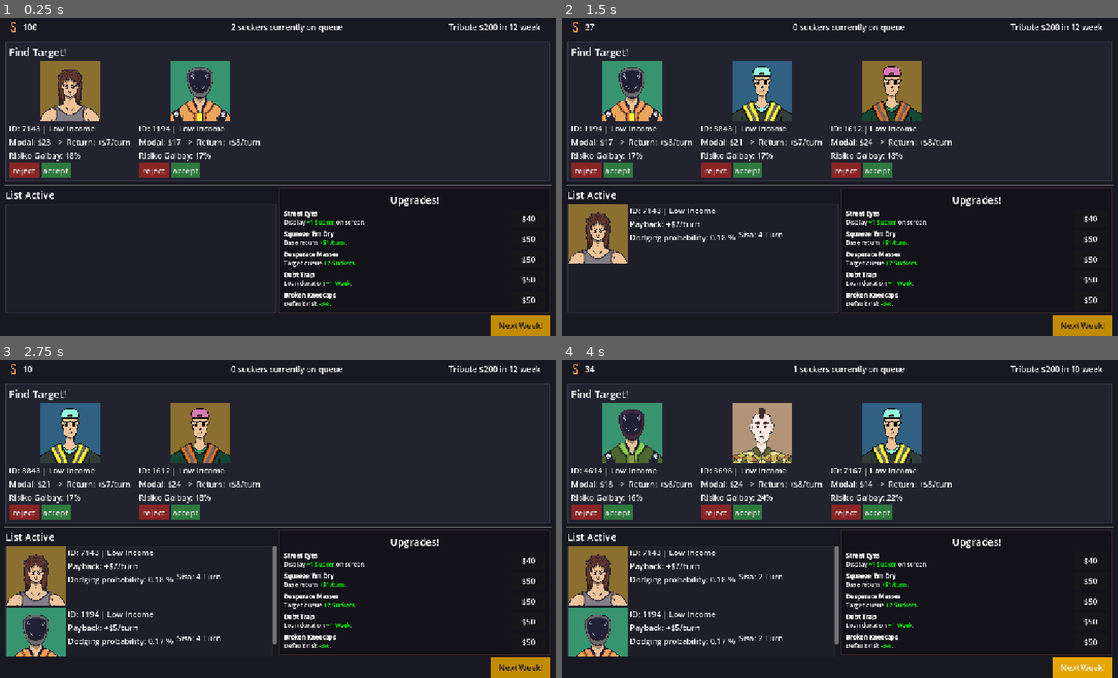
Above: before the commit, frames 1-4 (two rows, left to right).
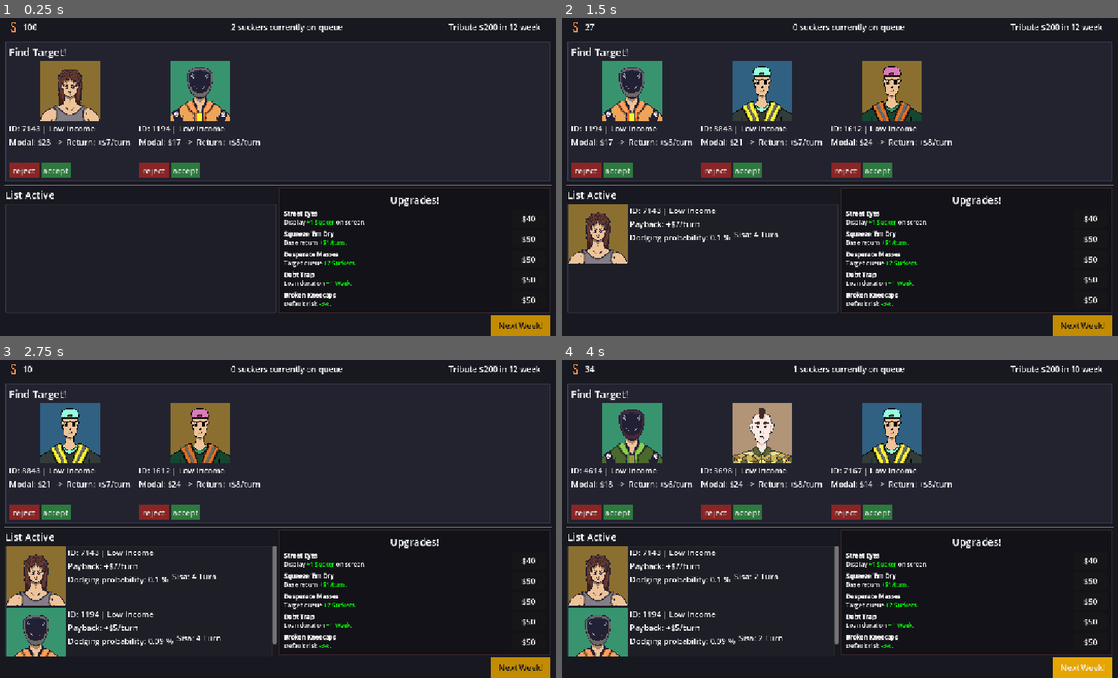
Above: after the commit, the same moments.

Repository: DwikiFebrian/galbay
Game: Godot game, scene res://main.tscn
Same seed, same stepped clock (60 frames per second), same inputs: the game is played once before the commit and once after it.
Inputs:
- Up to frame 1 (0.25 s): no input
- Up to frame 2 (1.5 s): click "$40" at 0.5 s; click "accept" at 1.25 s
- Up to frame 3 (2.75 s): click "accept" at 2 s
- Up to frame 4 (4 s): click "Next Week!" at 2.75 s; click "Next Week!" at 3.5 s

The runs differ from the first frame. In frame 1, 0.3% of the frame differs, in the area x 1-38%, y 42-46%; in frame 2, 0.5%; in frame 3, 0.4%; in frame 4, 0.6%, in the area x 1-62%, y 42-90%.

Commit message:
number tweek

Diff:
--- a/main.gd
+++ b/main.gd
@@ -45,7 +45,7 @@
 		"modal_min": 10, "modal_max": 25,
 		"bunga_min": 0.15, "bunga_max": 0.25,
 		"return_min": 4, "return_max": 7,
-		"galbay_min": 0.15, "galbay_max": 0.25,
+		"galbay_min": 0.07, "galbay_max": 0.15,
 		"gambar": [
 			"res://sprite/low1.png",
 			"res://sprite/low2.png",
@@ -59,7 +59,7 @@
 	,
 	{
 		"tipe": "Middle Class",
-		"modal_min": 30, "modal_max": 60,
+		"modal_min": 40, "modal_max": 80,
 		"return_min": 10, "return_max": 18,
 		"bunga_min": 0.10, "bunga_max": 0.30,
 		"galbay_min": 0.05, "galbay_max": 0.10,
@@ -73,9 +73,9 @@
 	},
 	{
 		"tipe": "High Income",
-		"modal_min": 80, "modal_max": 150,
+		"modal_min": 100, "modal_max": 200,
 		"return_min": 25, "return_max": 40,
-		"bunga_min": 0.05, "bunga_max": 0.35,
+		"bunga_min": 0.10, "bunga_max": 0.35,
 		"galbay_min": 0.01, "galbay_max": 0.05,
 		"gambar": [
 			"res://sprite/high1.png",
@@ -145,7 +145,7 @@
 		kartu_baru.nasabah_ditolak.connect(proses_tolak_nasabah)
 
 		container_draft.add_child(kartu_baru)
-		if quarter == 1:
+		if quarter <= 1:
 			kartu_baru.isi_data_no_galbay(data_next)
 		else:
 			kartu_baru.isi_data(data_next)
